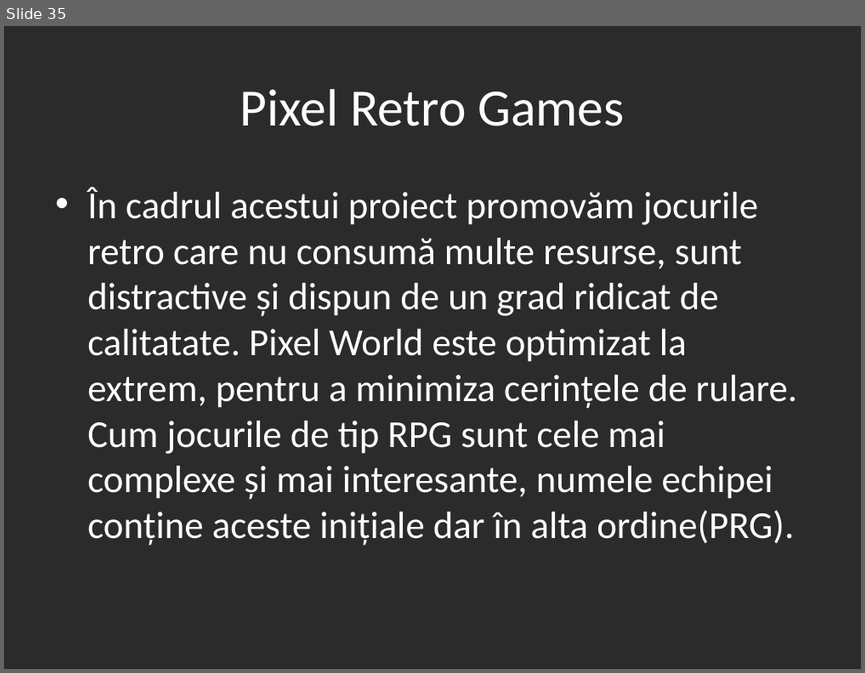
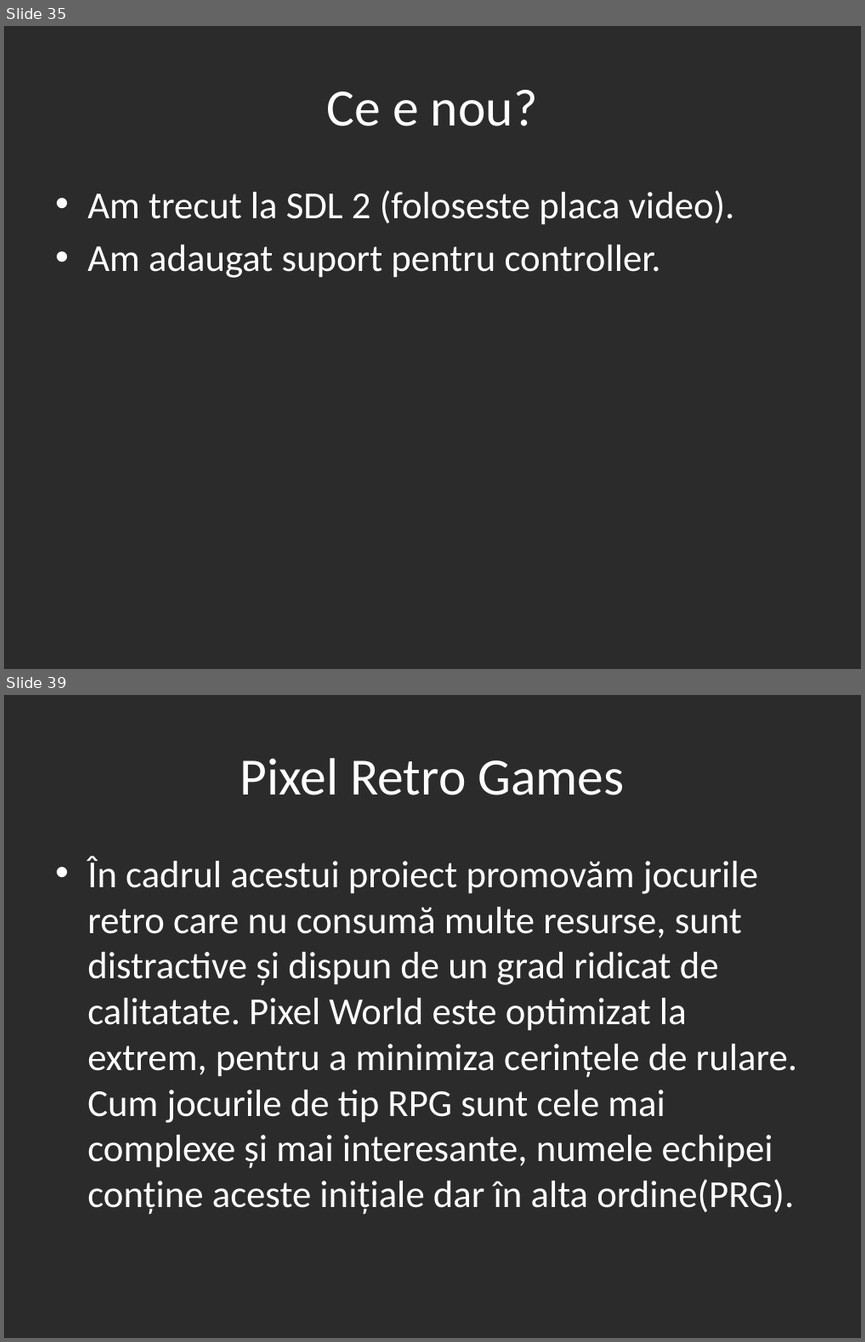
Before and after one commit to PixelRetroGames-org/Pixel-World---Duel-Mode---Launcher-v2, a slide deck: PRG Presentation(RO).pptx. Shown one above the other, each under a label of ours: slide 35 before the commit, slides 35 and 39 after it; the slides between them are not shown. The pictures are 865x673 and 865x1342 pixels, drawn with LibreOffice and Linux fonts; fonts in the diff are those of the drawing; background and template pictures are left out; a plain dark background stands for a picture behind light text. Boxes give left, top, right and bottom in pixels: in the first picture for what was removed or moved away, otherwise in the second. Text is boxed around its words. In the diff, an @@ line names an element or a change of style, - is before the commit and + after.

```diff
--- a/PRG Presentation(RO).pptx
+++ b/PRG Presentation(RO).pptx
@@ slide 35 added at (4,26,861,669), background picture (left out) @@
@@ title added at (327,90,538,126), 44 pt, text #FFFFFF @@
+Ce e nou?
@@ text added at (87,190,735,278), 32 pt, text #FFFFFF @@
+• Am trecut la SDL 2 (foloseste placa video).
+• Am adaugat suport pentru controller.
@@ what was slide 35 is now slide 39 @@
```
Also in this commit, not shown: 4 slides changed, 3 other slides added, 12 other files.
